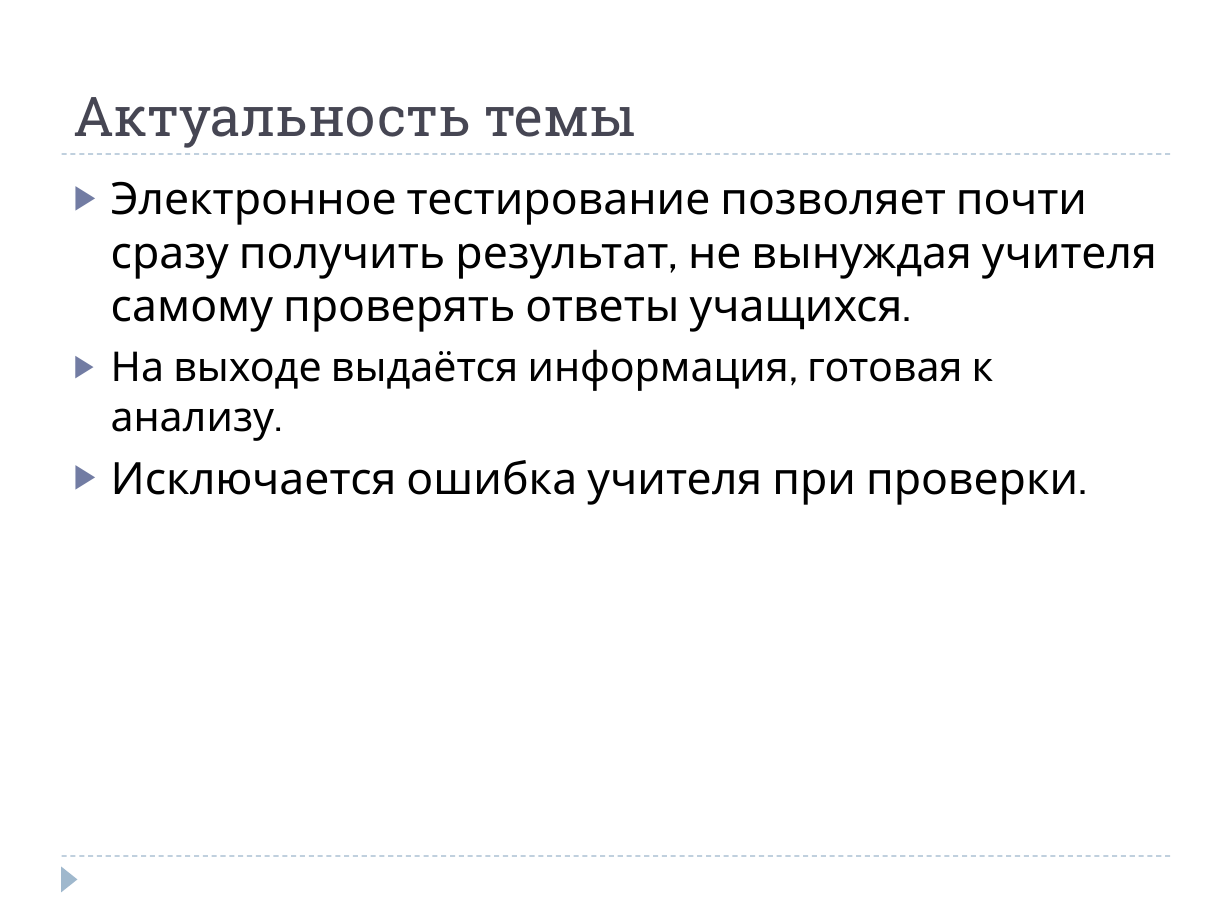
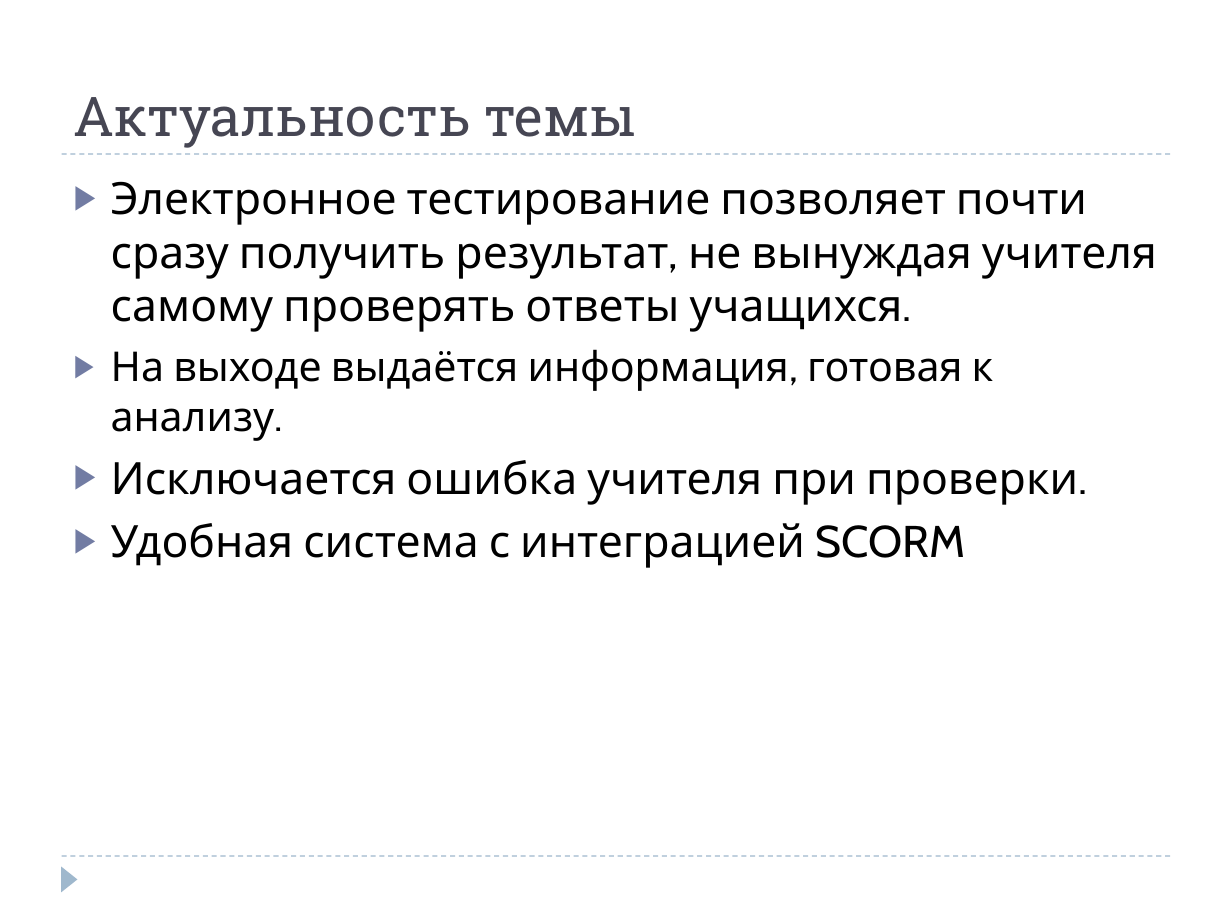
Before and after one commit to mikkksa/helix-test, a slide deck: slide 4 of Documents/Universalnaya_sistema_testirovania_v_web_i_na.pptx. Drawn at 1232x924 pixels with LibreOffice and Linux fonts; fonts in the diff are those of the drawing. Boxes give left, top, right and bottom in pixels: in the first picture for what was removed or moved away, otherwise in the second. Text is boxed around its words. In the diff, an @@ line names an element or a change of style, - is before the commit and + after.

```diff
--- a/Documents/Universalnaya_sistema_testirovania_v_web_i_na.pptx
+++ b/Documents/Universalnaya_sistema_testirovania_v_web_i_na.pptx
@@ text at (111, 523, 966, 568): paragraph added @@
+▶ Удобная система с интеграцией SCORM
```
Also in this commit, not shown: 4 other slides changed, 1 slide removed, 1 other file.
